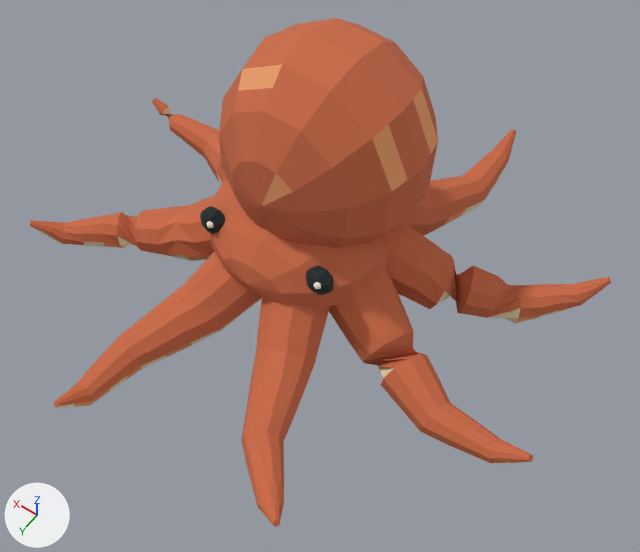
The glTF model public/models/ocean/Octopus.gltf as it was, and as the next commit left it.
Before and after are seen from a 50 mm lens placed at (-3.54, 4.83, 7.9), pointed at (-0.48, 0.54, 1.15). The lights are fixed; the arrows at lower left show +X, +Y and +Z. The picture after the commit comes second. Vertices at exactly the same position are counted once.

Script lines for the objects in view, before the commit:
```python
me_octopusskin = bpy.data.meshes.new('OctopusSkin')
me_octopusskin.from_pydata(...)  # 1447 vertices, 2858 faces; spans x -3.0..3.0, y -2.9..2.9, z 0.22..3.21
me_octopusskin.materials.append(mat_oceanvertexcolors)
ob_animalskin = bpy.data.objects.new('AnimalSkin', me_octopusskin)
ob_animalskin.location = (0.0, 0.0, 0.0)
```
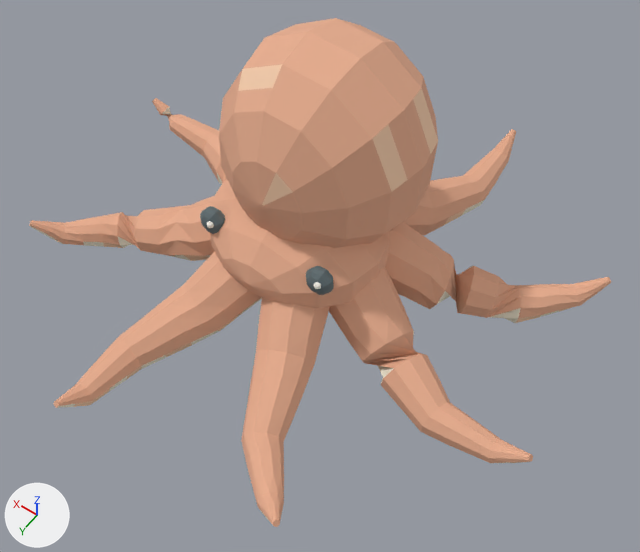
Patch to the scene script:
```diff
--- a/public/models/ocean/Octopus.gltf.py
+++ b/public/models/ocean/Octopus.gltf.py
@@ me_octopusskin @@
 me_octopusskin.from_pydata(...)  # 1447 vertices, 2858 faces; spans x -3.0..3.0, y -2.9..2.9, z 0.22..3.21
 # used by ob_animalskin; location = (0.0, 0.0, 0.0)
+# me_octopusskin part 1: 2000 faces centred in x -2.99..2.99, y -2.9..2.9, z 0.24..3.17 are repainted in the vertex colours; the middle colour goes from orange #cb6a45 to beige #e7ad8e
+# me_octopusskin part 2: 554 faces centred in x -2.95..2.95, y -2.86..2.86, z 0.24..1.53 are repainted in the vertex colours; the middle colour goes from beige #ecdeb5 to pale yellow #f6f0db
+# me_octopusskin part 3: 304 faces centred in x -0.77..0.77, y 0.66..0.87, z 1.3..1.58 are repainted in the vertex colours; the middle colour goes from black #1e282b to grey #606e72
 me_octopusskin.materials.append(mat_oceanvertexcolors)
```

What differs and where, as boxes (x1, y1, x2, y2) in the pictures (640 x 552 px):
part 1 of me_octopusskin, recoloured (orange to beige): (29, 18, 611, 527) in both
part 2 of me_octopusskin, recoloured: (30, 107, 560, 524) in both
part 3 of me_octopusskin, recoloured: (200, 206, 334, 295) in both
